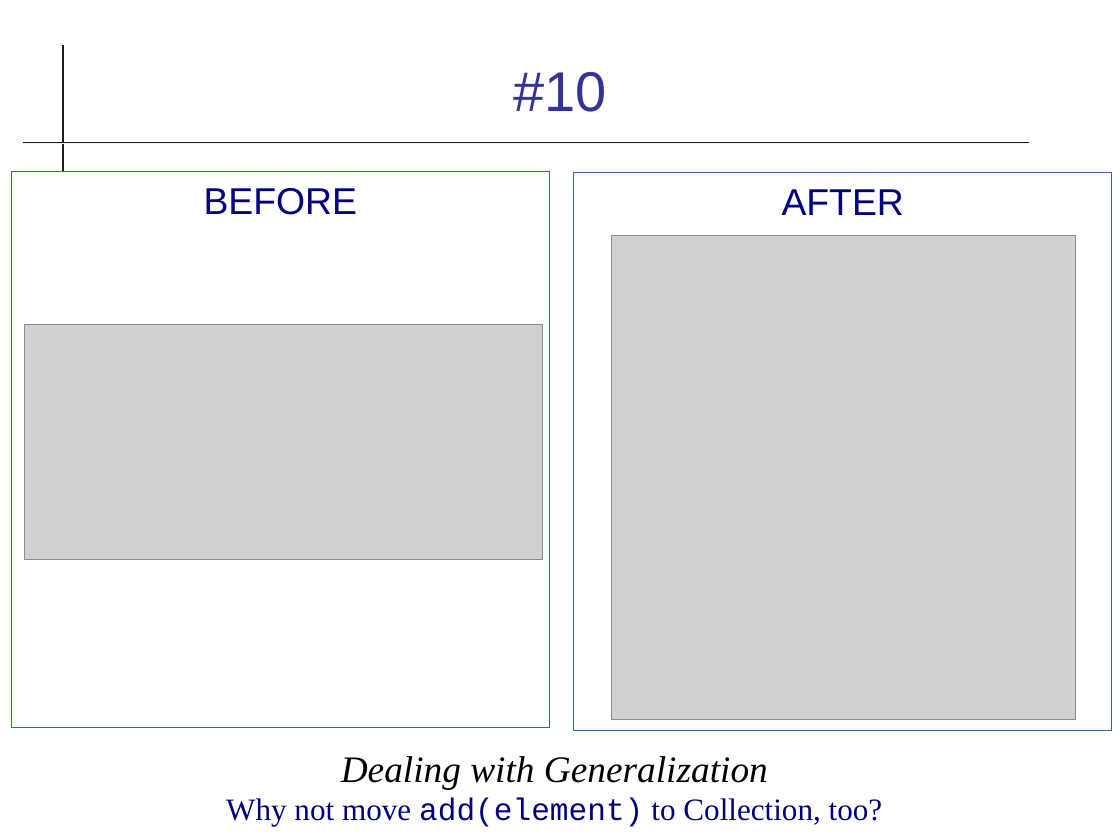
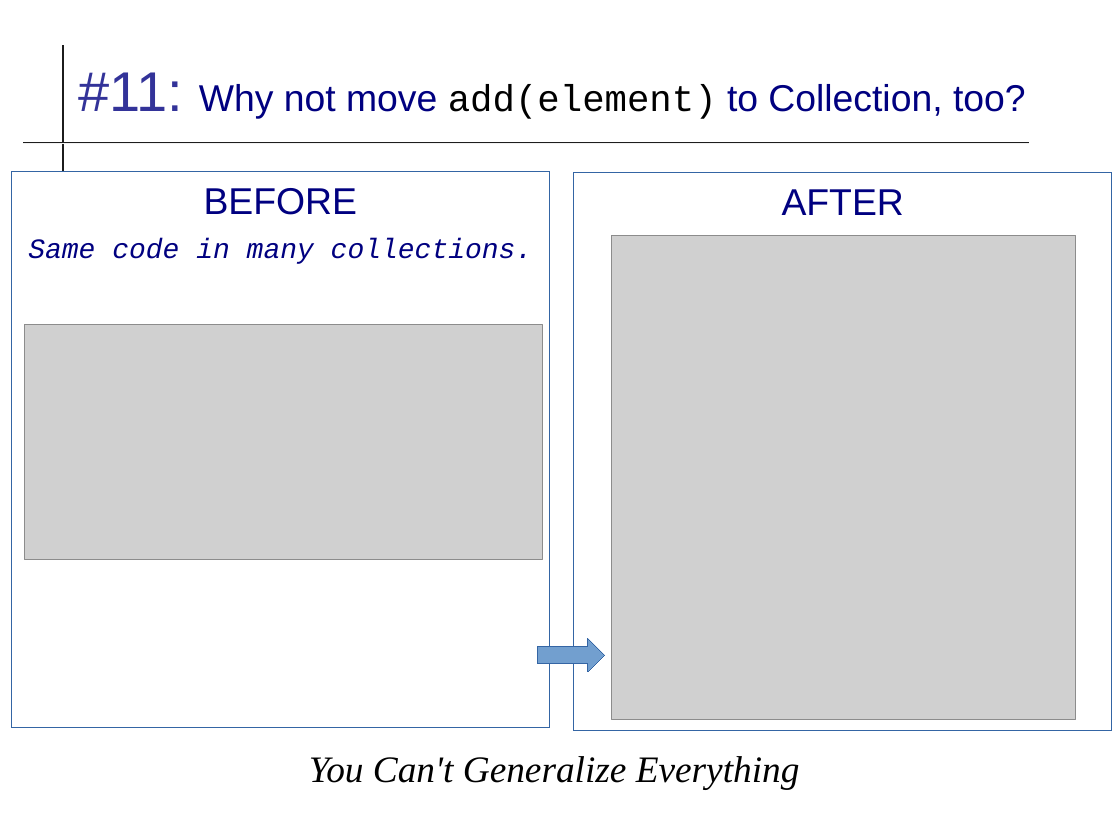
Before and after one commit to cpske/ISP, a slide deck: slide 12 of refactoring/Refactoring-Review.odp (slide 11 before the commit). Drawn at 1120x840 pixels with LibreOffice and Linux fonts; fonts in the diff are those of the drawing; grey boxes stand for pictures. Boxes give left, top, right and bottom in pixels: in the first picture for what was removed or moved away, otherwise in the second. Text is boxed around its words. In the diff, an @@ line names an element or a change of style, - is before the commit and + after.

```diff
--- a/refactoring/Refactoring-Review.odp
+++ b/refactoring/Refactoring-Review.odp
@@ title at bbox=[78, 72, 1026, 119]: text changed; size 36 to 24 pt; text colour #333399 to #000080 @@
-#10
+#11: Why not move add(element) to Collection, too?
@@ text at bbox=[28, 238, 533, 264]: paragraph added @@
+Same code in many collections.
@@ right arrow added at bbox=[538, 638, 605, 672], fill #729FCF, outline #3465A4 0 pt @@
@@ text at bbox=[309, 756, 800, 789]: text changed; size 20 to 24 pt; text colour #000080 to #000000; italic on @@
-Dealing with Generalization
-Why not move add(element) to Collection, too?
+You Can't Generalize Everything
```
Also in this commit, not shown: 15 other slides changed, 3 slides added, 1 slide removed, 6 other files.
